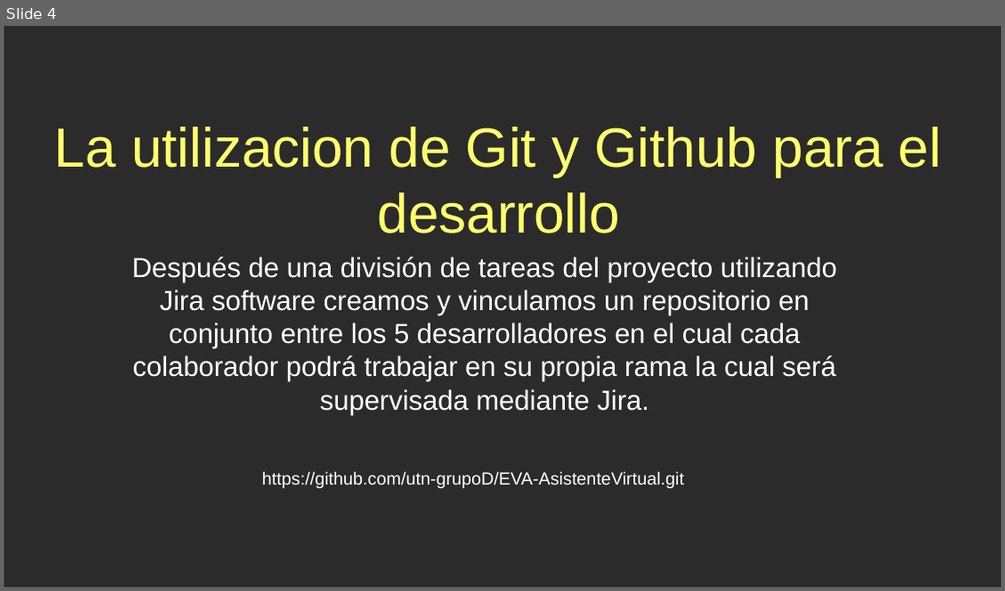
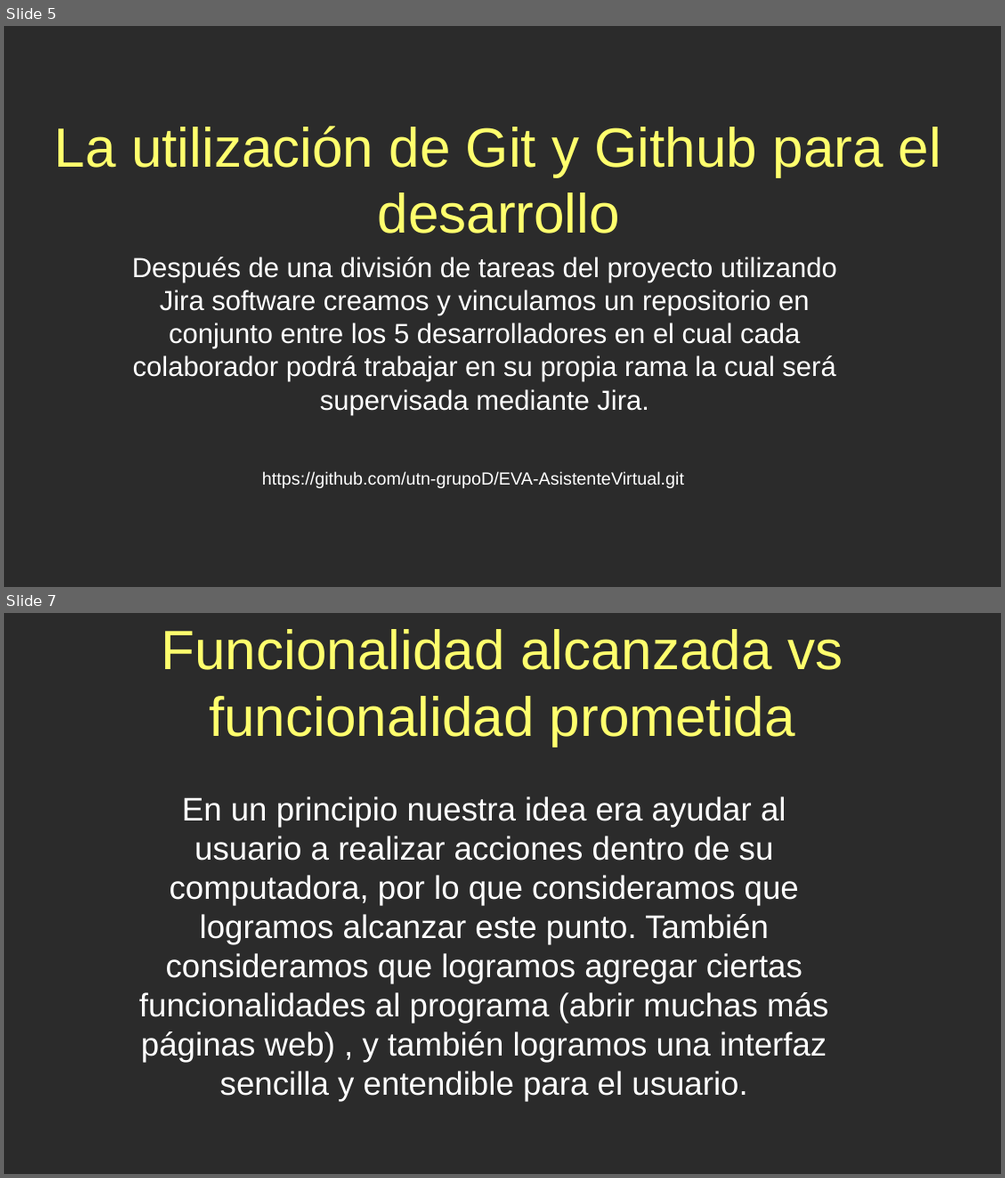
Before and after one commit to utn-grupoD/EVA-AsistenteVirtual, a slide deck: Presentacion del proyecto/Presentacion Asistente Virtual.odp. Shown one above the other, each under a label of ours: slide 4 before the commit, slides 5 and 7 after it; the slides between them are not shown. The pictures are 1005x591 and 1005x1178 pixels, drawn with LibreOffice and Linux fonts; fonts in the diff are those of the drawing; background and template pictures are left out; a plain dark background stands for a picture behind light text. Boxes give left, top, right and bottom in pixels: in the first picture for what was removed or moved away, otherwise in the second. Text is boxed around its words. In the diff, an @@ line names an element or a change of style, - is before the commit and + after.

```diff
--- a/Presentacion del proyecto/Presentacion Asistente Virtual.odp
+++ b/Presentacion del proyecto/Presentacion Asistente Virtual.odp
@@ slide 7 added at box(4, 613, 1001, 1174), background picture (left out) @@
@@ text added at box(162, 629, 842, 746), 44 pt, text #FFFF6D @@
+Funcionalidad alcanzada vs funcionalidad prometida
@@ text added at box(139, 796, 828, 1101), 26 pt, text #FFFFFF @@
+En un principio nuestra idea era ayudar al usuario a realizar acciones dentro de su computadora, por lo que consideramos que logramos alcanzar este punto. También consideramos que logramos agregar ciertas funcionalidades al programa (abrir muchas más páginas web) , y también logramos una interfaz sencilla y entendible para el usuario.
@@ what was slide 4 is now slide 5 @@
@@ slide 5 changed as well @@
@@ text at box(55, 126, 941, 233): text changed @@
-La utilizacion de Git y Github para el desarrollo
+La utilización de Git y Github para el desarrollo
```
Also in this commit, not shown: 4 other slides changed, 4 other slides added.
